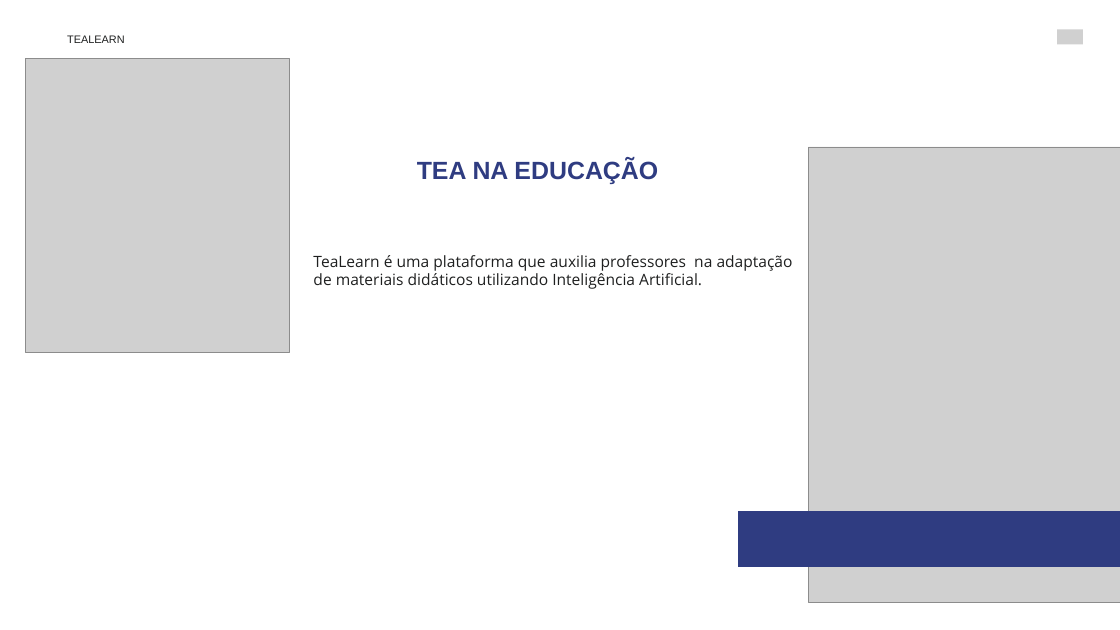
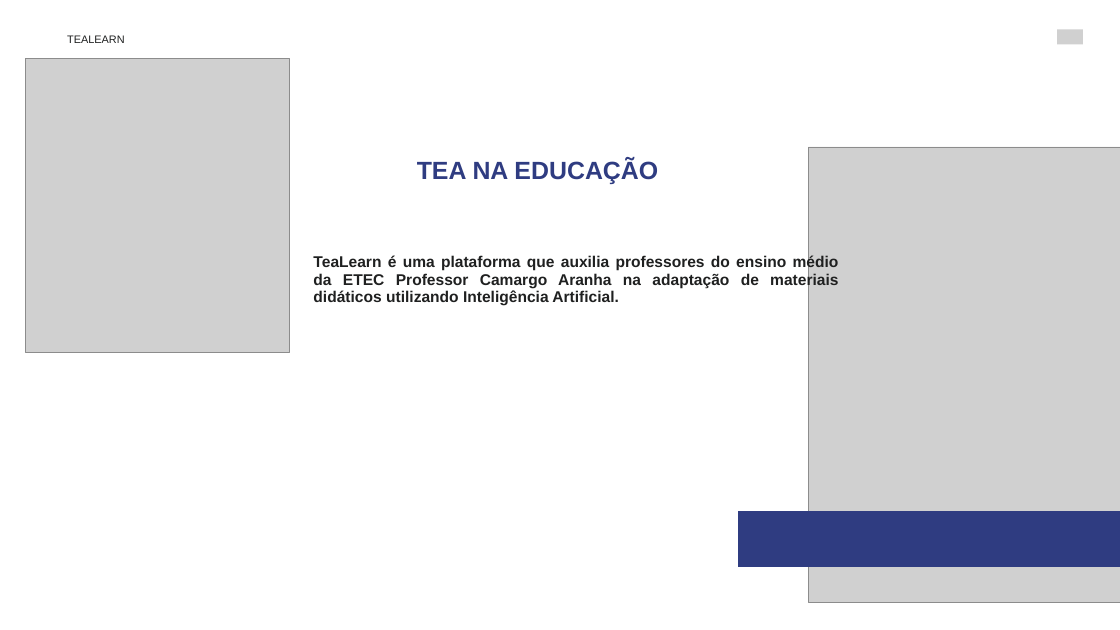
Before and after one commit to bessa2121/TCC, a slide deck: slide 3 of TeaLearn Educação Inclusiva com IA.pptx (slide 2 before the commit). Drawn at 1120x630 pixels with LibreOffice and Linux fonts; fonts in the diff are those of the drawing; grey boxes stand for pictures; background and template pictures are left out. Boxes give left, top, right and bottom in pixels: in the first picture for what was removed or moved away, otherwise in the second. Text is boxed around its words. In the diff, an @@ line names an element or a change of style, - is before the commit and + after.

```diff
--- a/TeaLearn Educação Inclusiva com IA.pptx
+++ b/TeaLearn Educação Inclusiva com IA.pptx
@@ text at [313,255,839,305]: text changed; font Open Sans to Arial; bold on @@
-TeaLearn é uma plataforma que auxilia professores na adaptação de materiais didáticos utilizando Inteligência Artificial.
+TeaLearn é uma plataforma que auxilia professores do ensino médio da ETEC Professor Camargo Aranha na adaptação de materiais didáticos utilizando Inteligência Artificial.
```
Also in this commit, not shown: 3 slides added.
